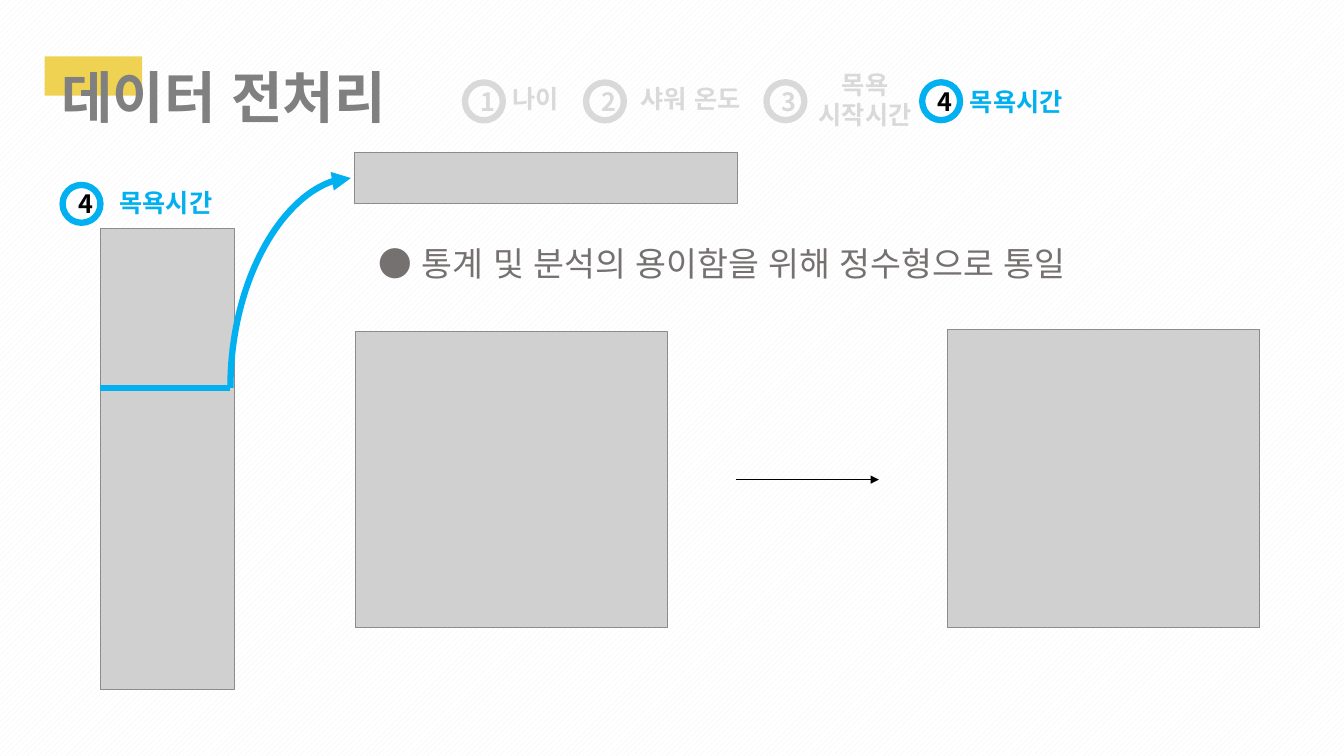
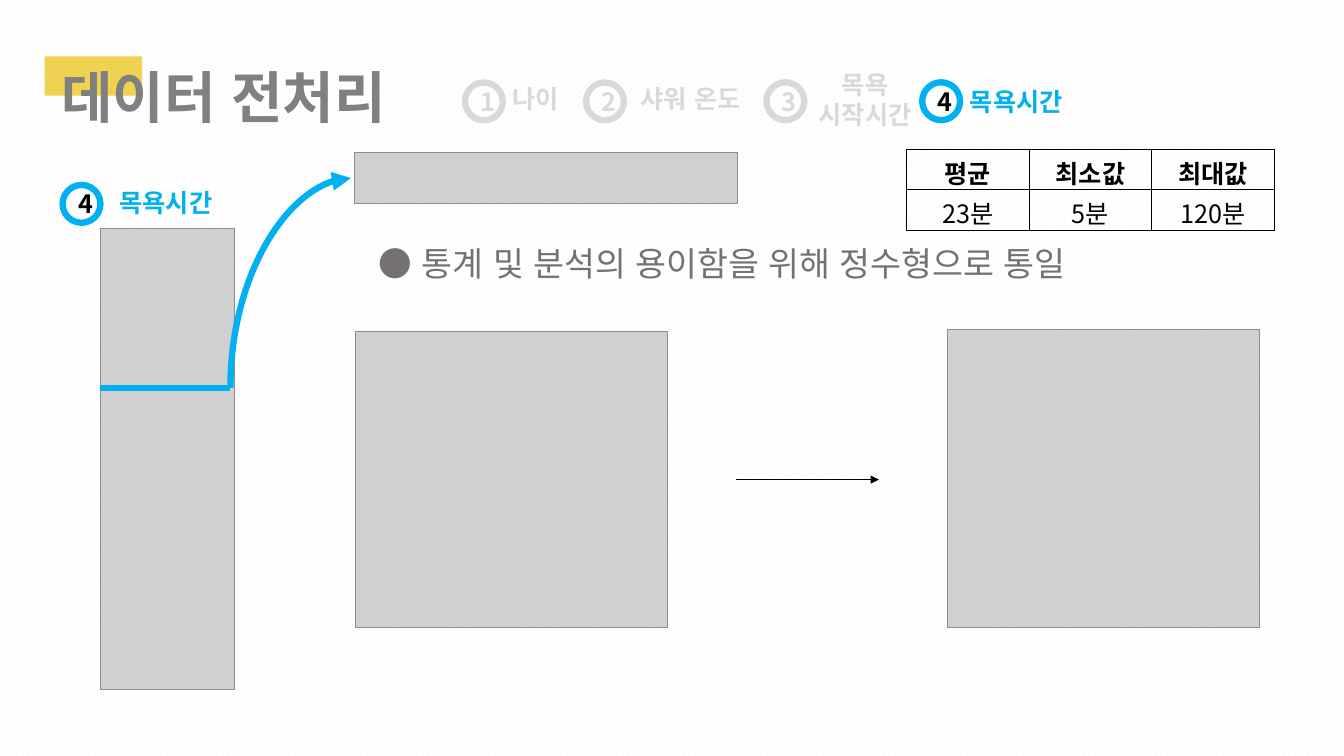
Before and after one commit to 1team-CapstonDesign1/weekly_Report, a slide deck: slide 16 of Week_11/1조_11주차_cd_발표PPT.pptx. Drawn at 1344x756 pixels with LibreOffice and Linux fonts; fonts in the diff are those of the drawing; grey boxes stand for pictures. Boxes give left, top, right and bottom in pixels: in the first picture for what was removed or moved away, otherwise in the second. Text is boxed around its words. In the diff, an @@ line names an element or a change of style, - is before the commit and + after.

```diff
--- a/Week_11/1조_11주차_cd_발표PPT.pptx
+++ b/Week_11/1조_11주차_cd_발표PPT.pptx
@@ table added at [906, 149, 1275, 231], 2 rows, 3 columns @@
+평균 | 최소값 | 최대값
+23분 | 5분 | 120분
```
Also in this commit, not shown: 8 other slides changed, 1 slide added.
